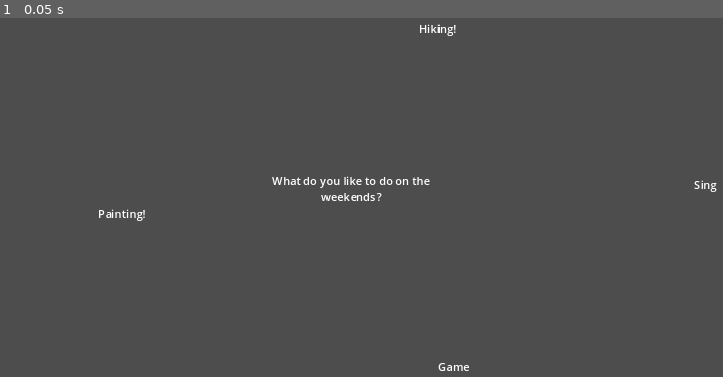
Above: before the commit, frame 1.
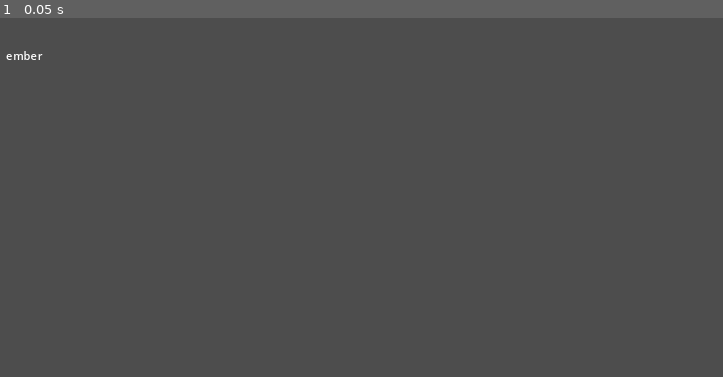
Above: after the commit, the same moment.

Repository: Bbubbee/GhostsInUs
Game: Godot game, scene res://scenes/main/poem level/poem_level.tscn
Same seed, same stepped clock (60 frames per second), same inputs: the game is played once before the commit and once after it. Before the commit the project starts from res://scenes/main/main.tscn.
Inputs:
- Up to frame 1 (0.05 s): no input

The runs differ from the first frame. In frame 1, 0.6% of the frame differs, in the area x 0-100%, y 1-99%.

Commit message:
add poem level

Diff:
--- a/assets/json/text.json
+++ b/assets/json/text.json
@@ -1,7 +1,8 @@
 {
  	"character_1" : {
 		"personality": {
-			"general": "Savoury"
+			"general": "savoury",
+			"love_language": "word_of_afirmation"
 		},
 
 		"1": {
--- a/project.godot
+++ b/project.godot
@@ -11,7 +11,7 @@
 [application]
 
 config/name="GhostsInUs"
-run/main_scene="res://scenes/main/main.tscn"
+run/main_scene="res://scenes/main/poem level/poem_level.tscn"
 config/features=PackedStringArray("4.3", "Mobile")
 
 [autoload]
--- a/scenes/main/dialogue_generator.gd
+++ b/scenes/main/dialogue_generator.gd
@@ -2,8 +2,9 @@
 
 const DIALOGUE_BUBBLE = preload("res://scenes/dialogue/dialogue_bubble.tscn")
 
-# Temporary personality traits.
+## Temporary variables:
 var temp_personality
+const GHESS = preload("res://utils/resources/Ghess.tres")
 
 # Places to spawn the dialogue.
 @onready var dialogue_marker_1: Marker2D = $Markers/DialogueMarker1
@@ -43,6 +44,8 @@
 	temp_personality = current_character.get("personality")
 
 	get_scenario()
+
+	print(GHESS.sense_of_humor)
 
 
 # Gets the scenario based on the current scenario index.
--- /dev/null
+++ b/scenes/main/poem level/poem_level.tscn
@@ -0,0 +1,8 @@
+[gd_scene load_steps=2 format=3 uid="uid://4rcqusat7c3u"]
+
+[ext_resource type="Script" path="res://word_generator.gd" id="1_hx0aj"]
+
+[node name="PoemLevel" type="Node2D"]
+
+[node name="WordGenerator" type="Node2D" parent="."]
+script = ExtResource("1_hx0aj")
--- /dev/null
+++ b/scenes/word/word.gd
@@ -0,0 +1,7 @@
+extends Label
+
+var feeling: Globals.traits
+
+func init(text: String, feeling: Globals.traits):
+	self.text = text
+	self.feeling = feeling
--- /dev/null
+++ b/scenes/word/word.tscn
@@ -0,0 +1,12 @@
+[gd_scene load_steps=2 format=3 uid="uid://dnhuthfxegfhm"]
+
+[ext_resource type="Script" path="res://scenes/word/word.gd" id="1_nsfns"]
+
+[node name="Word" type="Label"]
+anchors_preset = 15
+anchor_right = 1.0
+anchor_bottom = 1.0
+grow_horizontal = 2
+grow_vertical = 2
+text = "Test Label "
+script = ExtResource("1_nsfns")
--- a/utils/globals.gd
+++ b/utils/globals.gd
@@ -1,4 +1,11 @@
 extends Node
+
+
+enum traits {
+	sweet,
+	savory,
+	sour
+}
 
 
 ## Sets the subtitle based on a given string.
--- /dev/null
+++ b/utils/resources/Ghess.tres
@@ -0,0 +1,10 @@
+[gd_resource type="Resource" script_class="Character" load_steps=2 format=3 uid="uid://b58gct0j67yxu"]
+
+[ext_resource type="Script" path="res://utils/resources/character.gd" id="1_xw8uw"]
+
+[resource]
+script = ExtResource("1_xw8uw")
+name = "Ghess"
+flavor = "Savoury"
+love_language = "Words of affirmation"
+sense_of_humor = "Sarcastic"
--- /dev/null
+++ b/utils/resources/character.gd
@@ -0,0 +1,9 @@
+extends Resource
+class_name Character
+
+@export var name: String
+
+@export_category("Personality")
+@export_enum("Sweet", "Sour", "Savoury") var flavor: String
+@export_enum("Physical touch", "Words of affirmation", "Acts of service") var love_language: String
+@export_enum("Sarcastic", "Silly", "Dark") var sense_of_humor: String
--- /dev/null
+++ b/word_generator.gd
@@ -0,0 +1,60 @@
+extends Node2D
+
+@export var json_file: JSON
+const WORD = preload("res://scenes/word/word.tscn")
+
+
+
+var words = {
+	"pleasant": Globals.traits.sweet,
+	"cute": Globals.traits.sweet,
+	"darling": Globals.traits.sweet,
+	"lovely": Globals.traits.sweet,
+	"charming": Globals.traits.sweet,
+	"adorable": Globals.traits.sweet,
+	"affectionate": Globals.traits.sweet,
+	"honeyed": Globals.traits.sweet,
+	"melodious": Globals.traits.sweet,
+	"gentle": Globals.traits.sweet,
+
+	"bittersweet": Globals.traits.sour,
+	"melancholy": Globals.traits.sour,
+	"solitude": Globals.traits.sour,
+	"yearning": Globals.traits.sour,
+	"whispers": Globals.traits.sour,
+	"shadows": Globals.traits.sour,
+	"regret": Globals.traits.sour,
+	"fractures": Globals.traits.sour,
+	"storms": Globals.traits.sour,
+	"elegy": Globals.traits.sour,
+
+	"depth": Globals.traits.savory,
+	"warmth": Globals.traits.savory,
+	"wisdom": Globals.traits.savory,
+	"mystique": Globals.traits.savory,
+	"reverie": Globals.traits.savory,
+	"grit": Globals.traits.savory,
+	"ember": Globals.traits.savory,
+	"valor": Globals.traits.savory,
+	"legacy": Globals.traits.savory,
+	"rhythm": Globals.traits.savory
+}
+
+
+
+func _ready() -> void:
+	# Spawn one word.
+	var word = WORD.instantiate()
+	var random_word = pick_random()
+	word.init(pick_random(), words.get(random_word))
+	#word.position = self.position
+	word.position = Vector2(100, 100)
+	self.add_child(word)
+
+
+
+
+
+func pick_random():
+	var random_key = words.keys().pick_random()
+	return random_key
Empty file added: assets/json/words.json
Not shown, added: scenes/main/poem level/poe29FF.tmp
